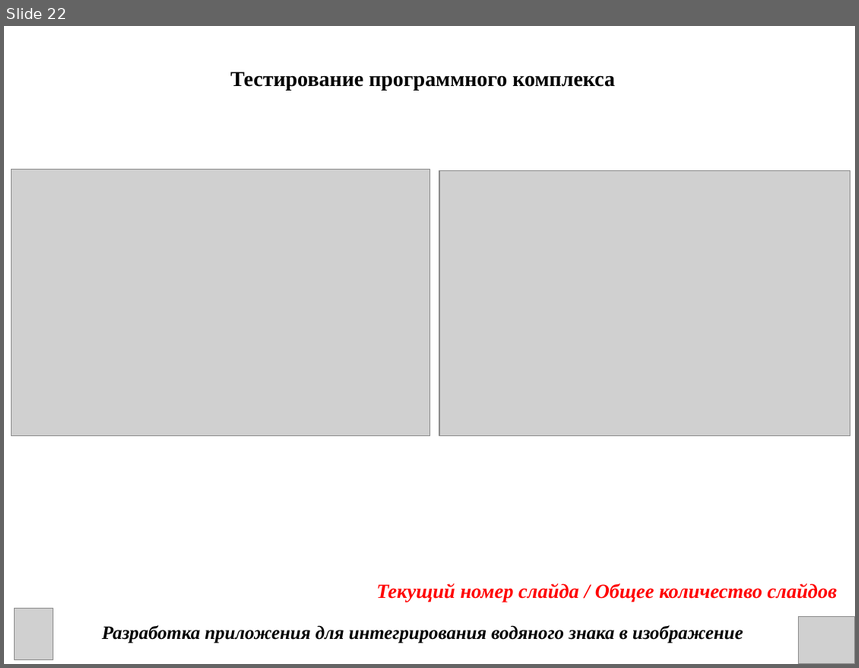
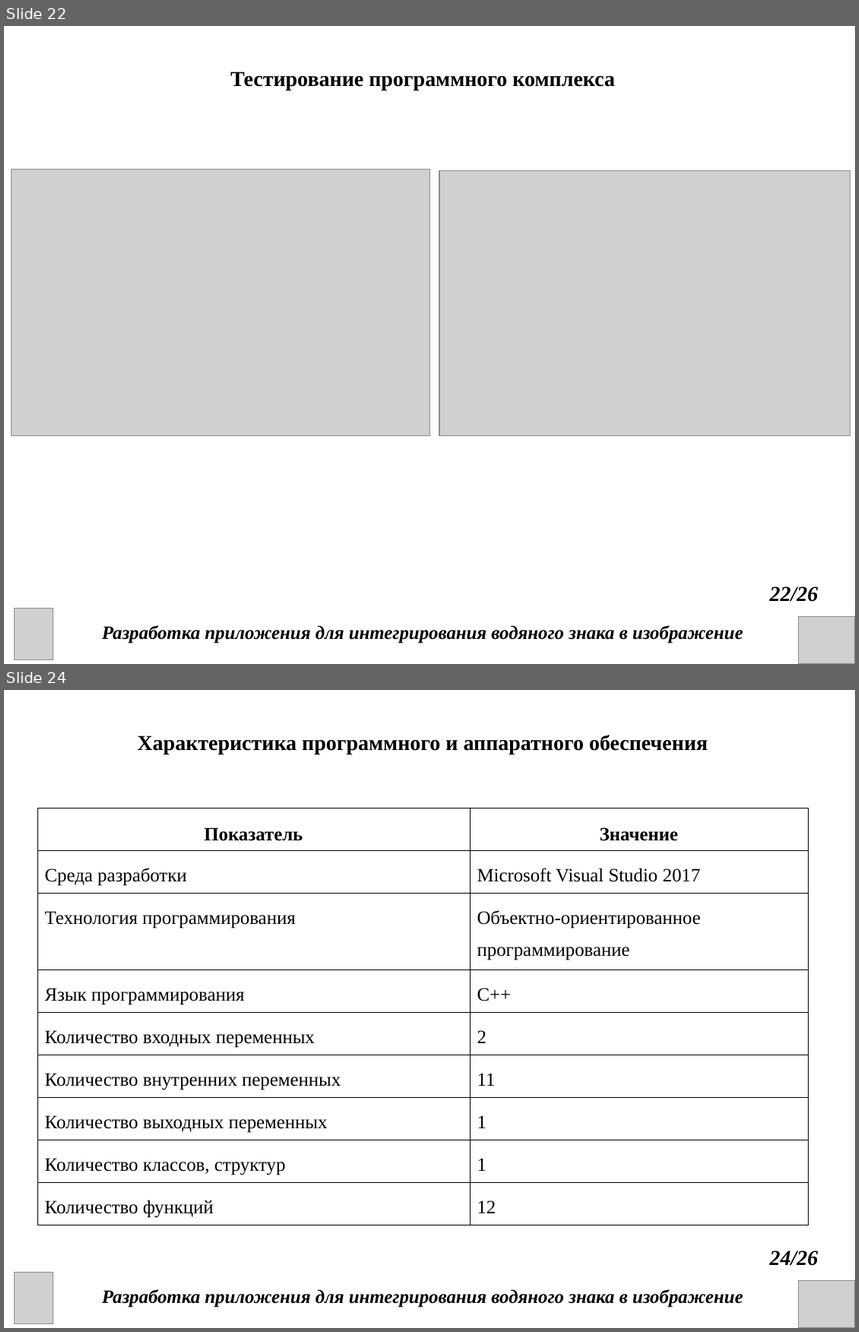
Before and after one commit to DanChoys1/DanChoys, a slide deck: КП презентация.ppt. Shown one above the other, each under a label of ours: slide 22 before the commit, slides 22 and 24 after it; the slides between them are not shown. The pictures are 859x668 and 859x1332 pixels, drawn with LibreOffice and Linux fonts; fonts in the diff are those of the drawing; grey boxes stand for pictures. Boxes give left, top, right and bottom in pixels: in the first picture for what was removed or moved away, otherwise in the second. Text is boxed around its words. In the diff, an @@ line names an element or a change of style, - is before the commit and + after.

```diff
--- a/КП презентация.ppt
+++ b/КП презентация.ppt
@@ slide 24 added at (4,690,855,1328), background #FFFFFF @@
@@ text added at (137,735,708,754), 18 pt, text #000000, bold @@
+Xарактеристика программного и аппаратного обеспечения
@@ table added at (37,809,808,1221), 9 rows, 2 columns @@
+Показатель | Значение
+Среда разработки | Microsoft Visual Studio 2017
+Технология программирования | Объектно-ориентированное программирование
+Язык программирования | C++
+Количество входных переменных | 2
+Количество внутренних переменных | 11
+Количество выходных переменных | 1
+Количество классов, структур | 1
+Количество функций | 12
@@ text added at (770,1251,819,1266), 18 pt, text #000000, bold, italic @@
+24/26
@@ picture added at (14,1273,53,1325) @@
@@ picture added at (798,1281,855,1328) @@
@@ text added at (102,1290,743,1308), 16 pt, text #000000, bold, italic @@
+Разработка приложения для интегрирования водяного знака в изображение
@@ slide 22 changed as well @@
@@ text removed at (376,584,837,603) @@
-Текущий номер слайда / Общее количество слайдов
@@ text added at (770,587,819,602), 18 pt, text #000000, bold, italic @@
+22/26
```
Also in this commit, not shown: 21 other slides changed, 3 other slides added, 1 slide removed, 1 other file.
